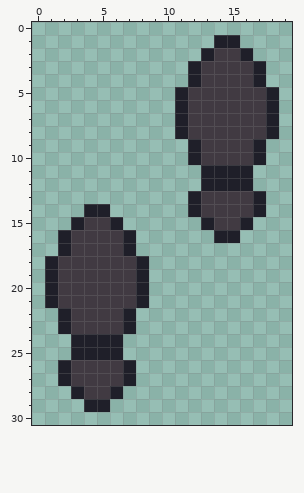
Pixel-art file -- assets/clue-items/bootprint.aseprite. Above: the version before the commit.
20x31 pixels, 1 frame.
Now the later version:
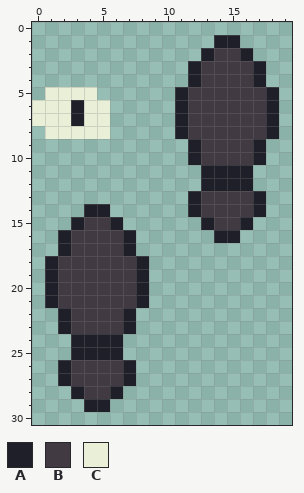
Palette (. is transparent): A #1f1f29  B #413a42  C #eaf0d8
Edits made:
layer "Layer 3" added
--- layer "Layer 3"
@@ x 0..7 @@
  4 ........
- 5 ........
- 6 ........
- 7 ........
- 8 ........
+ 5 .CCCC...
+ 6 CCCACC..
+ 7 CCCACC..
+ 8 .CCCCC..
  9 ........
Changed places in both pictures, as pixel boxes (x1, y1, x2, y2):
added: (32, 87, 110, 139)
